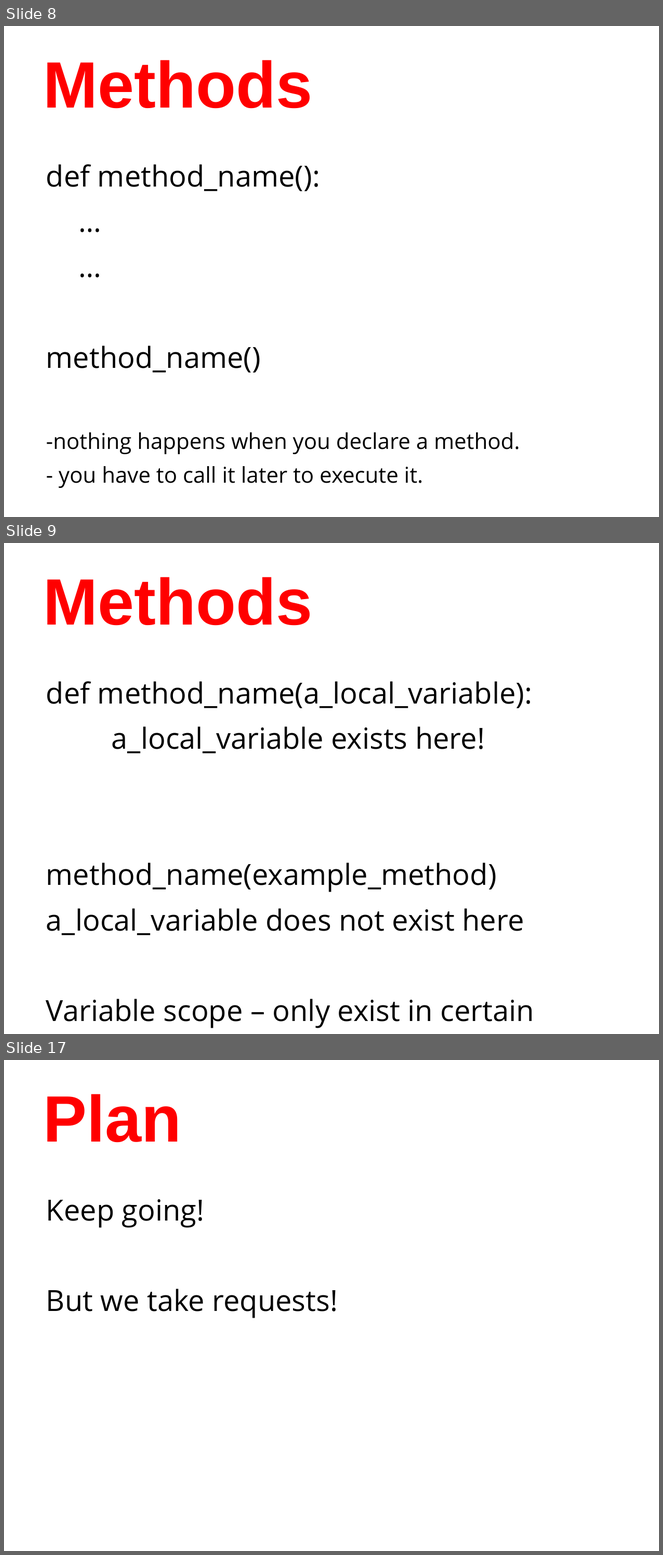
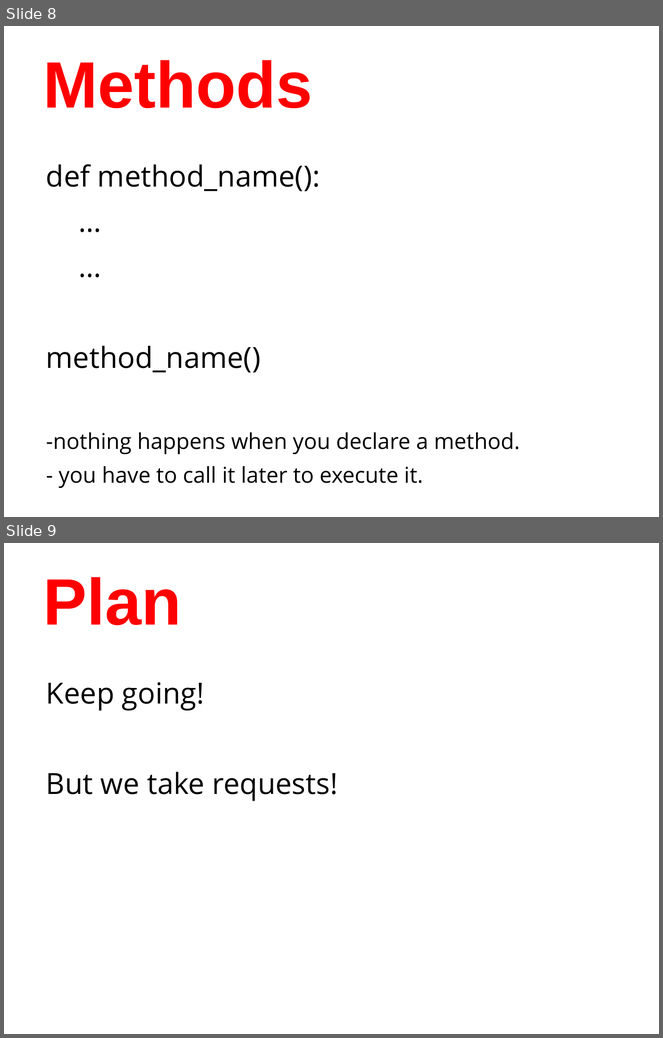
Before and after one commit to humanitiesprogramming/slides, a slide deck: 2017/python/day2-review.pptx. Shown one above the other, each under a label of ours: slides 8, 9 and 17 before the commit, slides 8 and 9 after it; the slides between them are not shown. The pictures are 663x1555 and 663x1038 pixels, drawn with LibreOffice and Linux fonts; fonts in the diff are those of the drawing. Boxes give left, top, right and bottom in pixels: in the first picture for what was removed or moved away, otherwise in the second. Text is boxed around its words. In the diff, an @@ line names an element or a change of style, - is before the commit and + after.

```diff
--- a/2017/python/day2-review.pptx
+++ b/2017/python/day2-review.pptx
@@ slide 9 removed at <box>4,543,659,1034</box>, background #FFFFFF @@
@@ title removed at <box>44,577,313,626</box> @@
-Methods
@@ text removed at <box>46,681,534,1029</box> @@
-def method_name(a_local_variable):
-a_local_variable exists here!
-method_name(example_method)
-a_local_variable does not exist here
-Variable scope – only exist in certain places
@@ what was slide 17 is now slide 9 @@
```
Also in this commit, not shown: 8 other slides removed, 2 other files.
